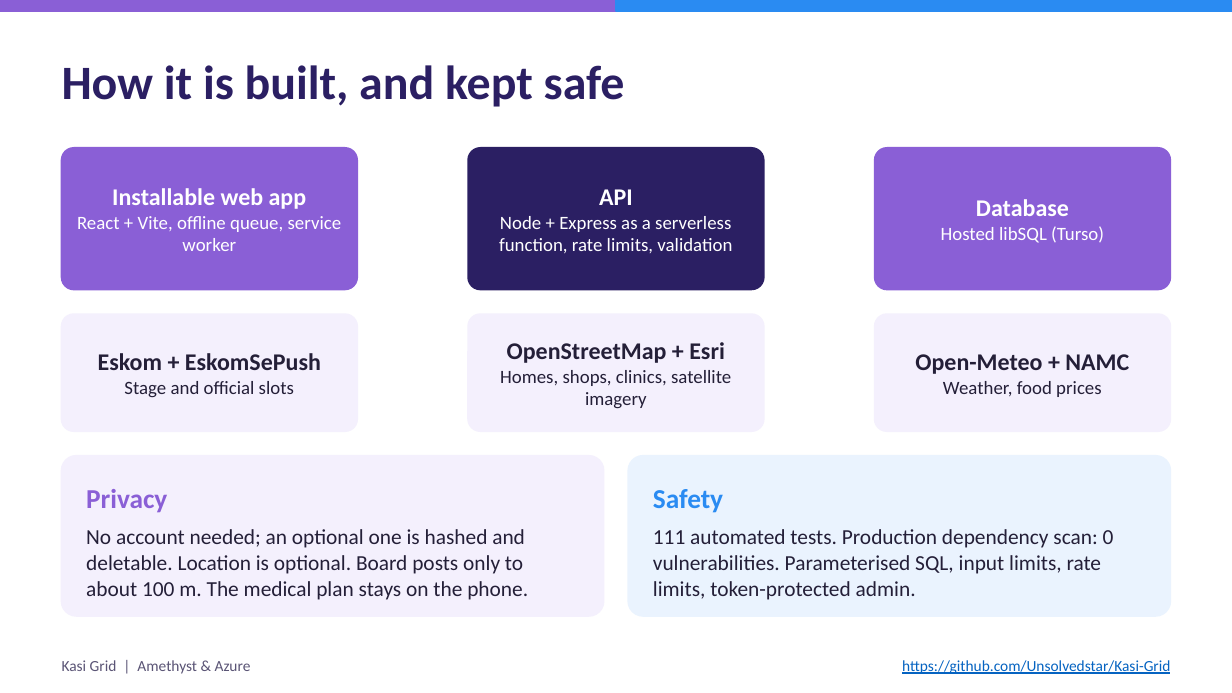
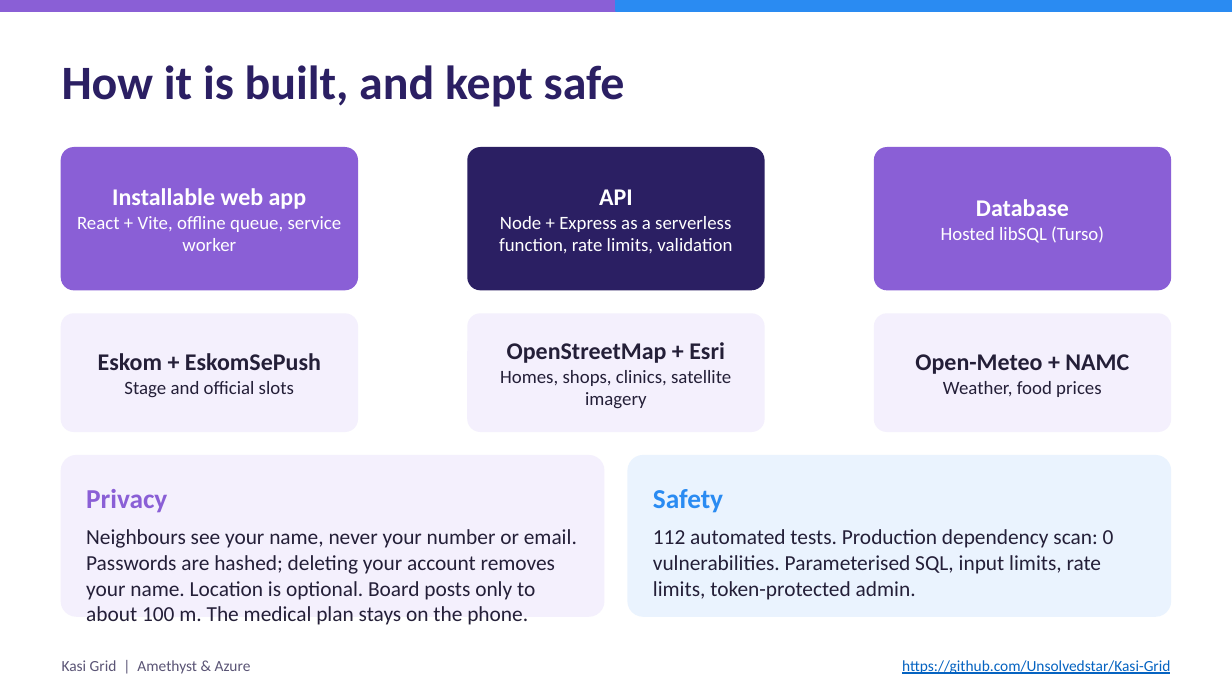
Before and after one commit to Unsolvedstar/Kasi-Grid, a slide deck: slide 14 of submission/Kasi-Grid-deck.pptx. Drawn at 1232x693 pixels with LibreOffice and Linux fonts; fonts in the diff are those of the drawing. Boxes give left, top, right and bottom in pixels: in the first picture for what was removed or moved away, otherwise in the second. Text is boxed around its words. In the diff, an @@ line names an element or a change of style, - is before the commit and + after.

```diff
--- a/submission/Kasi-Grid-deck.pptx
+++ b/submission/Kasi-Grid-deck.pptx
@@ text at (86, 529, 577, 625): text changed @@
-No account needed; an optional one is hashed and deletable. Location is optional. Board posts only to about 100 m. The medical plan stays on the phone.
+Neighbours see your name, never your number or email. Passwords are hashed; deleting your account removes your name. Location is optional. Board posts only to about 100 m. The medical plan stays on the phone.
@@ text at (653, 529, 1114, 600): text changed @@
-111 automated tests. Production dependency scan: 0 vulnerabilities. Parameterised SQL, input limits, rate limits, token-protected admin.
+112 automated tests. Production dependency scan: 0 vulnerabilities. Parameterised SQL, input limits, rate limits, token-protected admin.
```
Also in this commit, not shown: 4 other slides changed, 22 other files.
